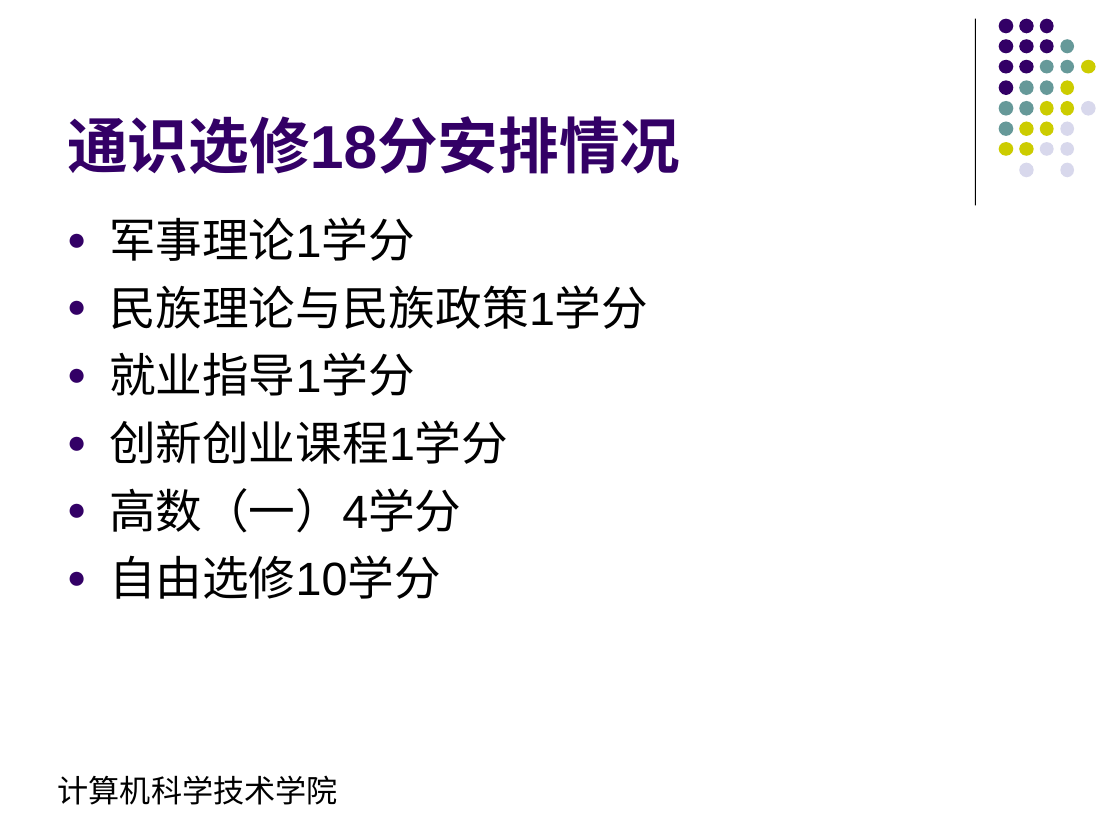
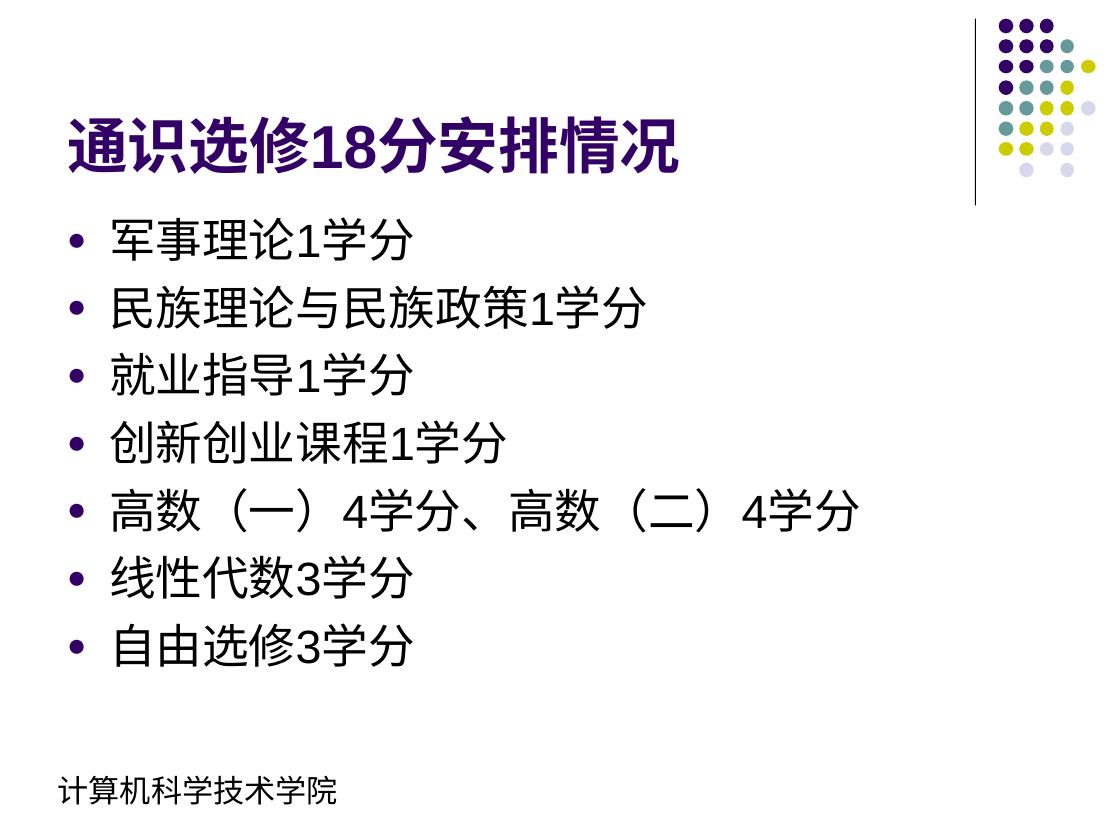
Before and after one commit to ciecclm/2016-, a slide deck: slide 8 of 软件工程培养方案汇报.ppt. Drawn at 1120x840 pixels with LibreOffice and Linux fonts; fonts in the diff are those of the drawing. Boxes give left, top, right and bottom in pixels: in the first picture for what was removed or moved away, otherwise in the second. Text is boxed around its words. In the diff, an @@ line names an element or a change of style, - is before the commit and + after.

```diff
--- a/软件工程培养方案汇报.ppt
+++ b/软件工程培养方案汇报.ppt
@@ text at [109,488,861,667]: text changed @@
-● 高数（一）4学分
-● 自由选修10学分
+● 高数（一）4学分、高数（二）4学分
+● 线性代数3学分
+● 自由选修3学分
```
Also in this commit, not shown: 2 other slides changed, 1 slide added, 2 other files.
